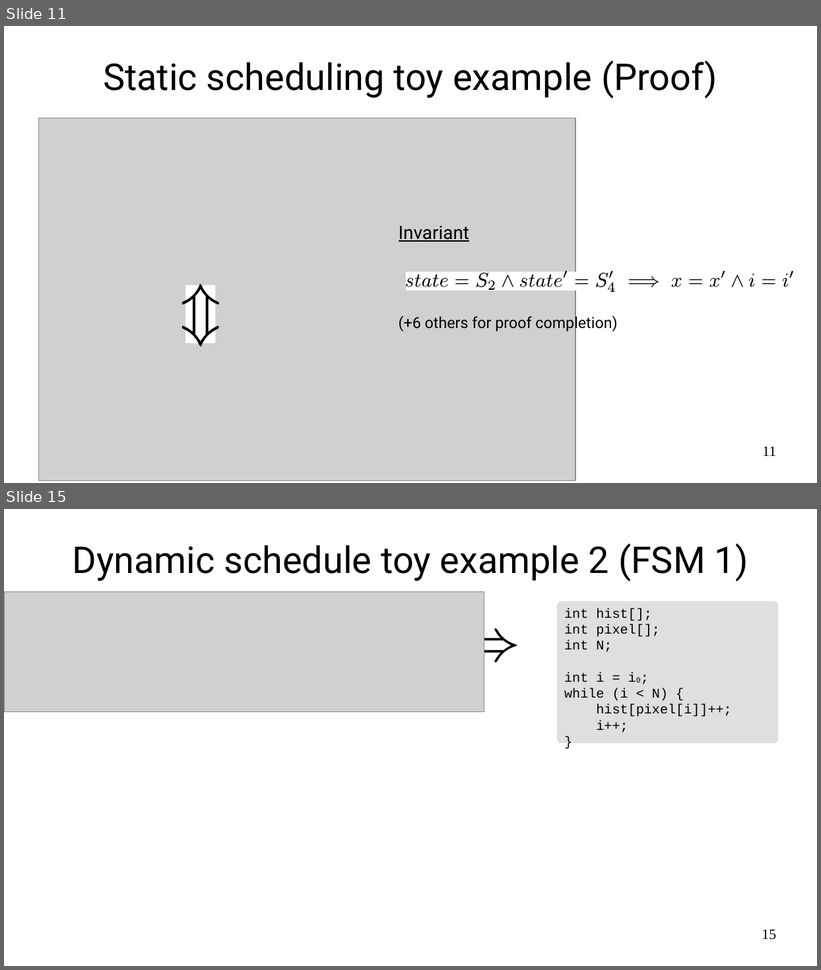
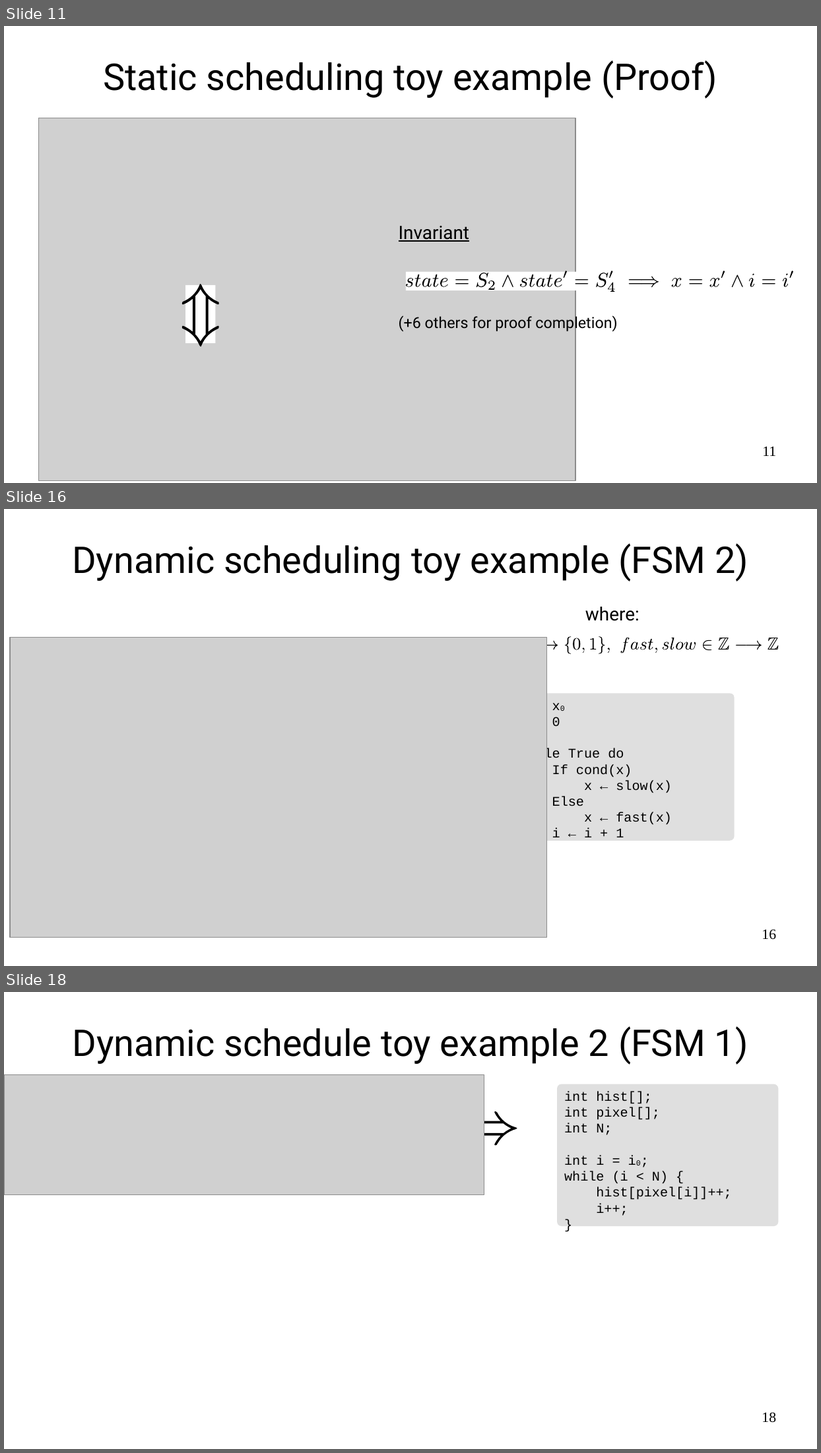
Before and after one commit to ulysse-lh/stage2024, a slide deck: slides/pres.odp. Shown one above the other, each under a label of ours: slides 11 and 15 before the commit, slides 11, 16 and 18 after it; the slides between them are not shown. The pictures are 821x970 and 821x1453 pixels, drawn with LibreOffice and Linux fonts; fonts in the diff are those of the drawing; grey boxes stand for pictures. Boxes give left, top, right and bottom in pixels: in the first picture for what was removed or moved away, otherwise in the second. Text is boxed around its words. In the diff, an @@ line names an element or a change of style, - is before the commit and + after.

```diff
--- a/slides/pres.odp
+++ b/slides/pres.odp
@@ slide 16 added at [4,509,817,966], background #FFFFFF @@
@@ text added at [72,543,748,582], 36 pt, text #000000 @@
+Dynamic scheduling toy example (FSM 2)
@@ text added at [585,607,640,621], 18 pt, text #000000 @@
+where:
@@ picture added at [10,638,547,938] @@
@@ group added at [459,636,779,654]: 24 freeform shapes @@
@@ rounded rectangle added at [513,693,735,841], fill #DFDFDF @@
@@ text added at [520,703,672,838], 13 pt, text #000000 @@
+x ← x0
+i ← 0
+While True do
+If cond(x)
+x ← slow(x)
+Else
+x ← fast(x)
+i ← i + 1
@@ page number added at [762,929,776,940], 14 pt, text #000000 @@
+16
@@ what was slide 15 is now slide 18 @@
@@ page number at [762,1412,776,1423]: text changed @@
-15
+18
```
Also in this commit, not shown: 7 slides changed, 5 other slides added.
